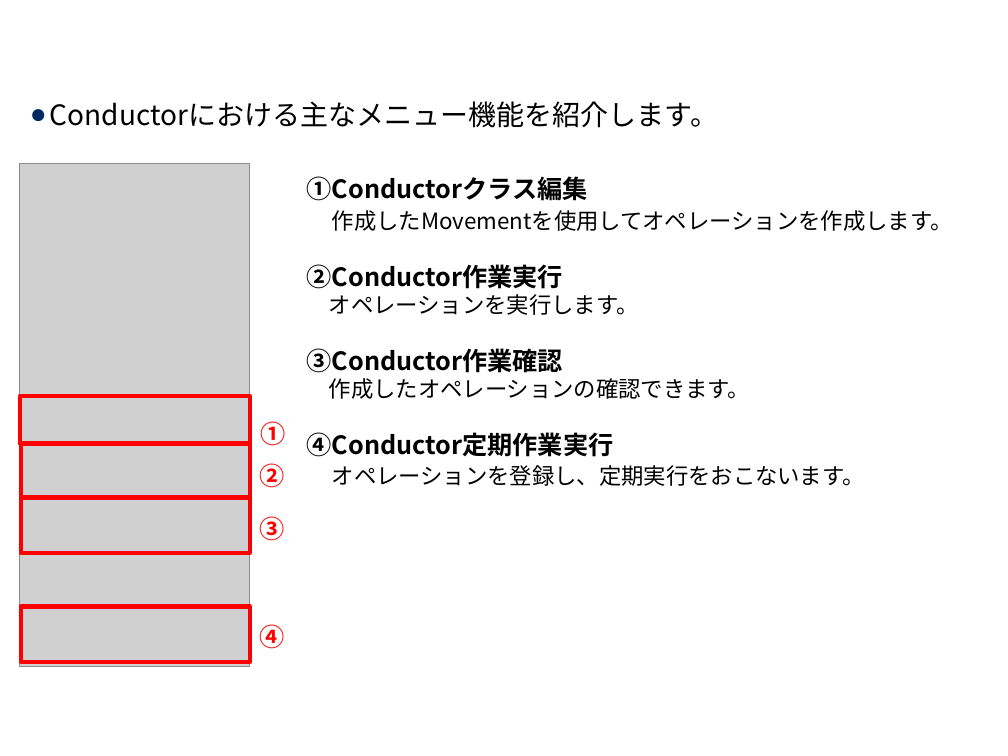
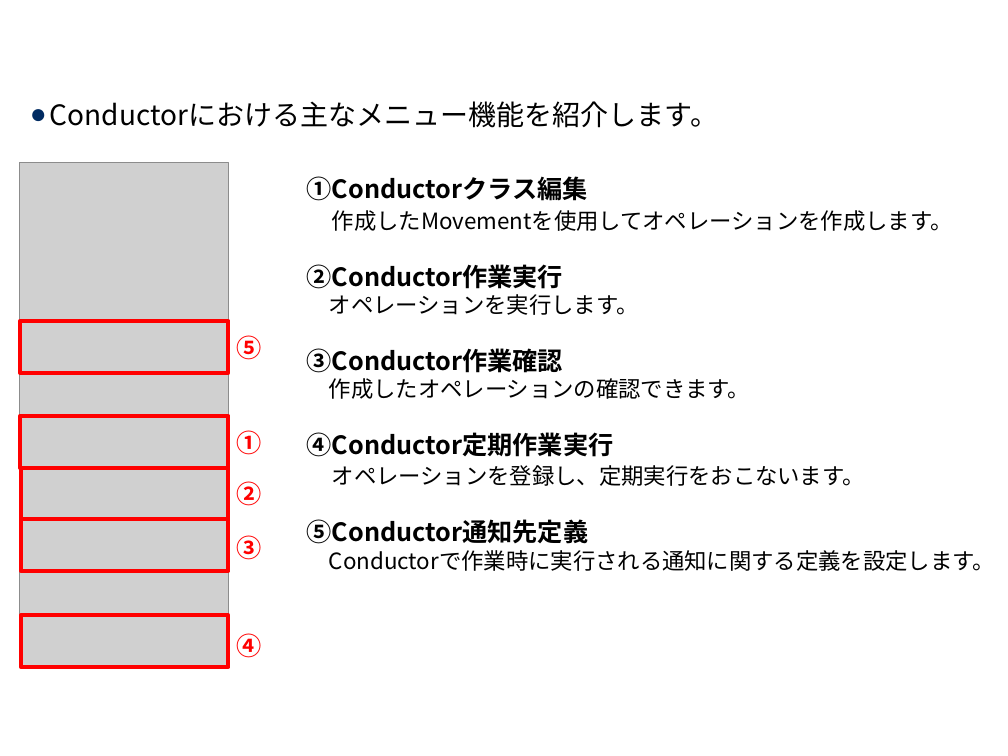
Before and after one commit to exastro-suite/it-automation-docs, a slide deck: slide 8 of asset/Learn_ja/ITA-Conductor_ja.pptx. Drawn at 1008x756 pixels with LibreOffice and Linux fonts; fonts in the diff are those of the drawing; grey boxes stand for pictures; background and template pictures are left out. Boxes give left, top, right and bottom in pixels: in the first picture for what was removed or moved away, otherwise in the second. Text is boxed around its words. In the diff, an @@ line names an element or a change of style, - is before the commit and + after.

```diff
--- a/asset/Learn_ja/ITA-Conductor_ja.pptx
+++ b/asset/Learn_ja/ITA-Conductor_ja.pptx
@@ picture: place and size @@
-picture at [20,163,250,666]
+picture at [20,163,229,667]
@@ rectangle added at [20,322,229,373], outline #FF0000 3 pt @@
@@ text added at [236,335,261,360], 18 pt, text #FF0000, bold @@
+⑤
@@ rectangle: place and size @@
-rectangle at [20,396,250,444]
+rectangle at [20,416,229,468]
@@ text "①": place and size @@
-text "①" at [260,421,285,446]
+text "①" at [236,430,261,455]
@@ rectangle: place and size @@
-rectangle at [21,444,250,498]
+rectangle at [21,468,229,519]
@@ text "②": place and size @@
-text "②" at [260,463,285,488]
+text "②" at [236,481,261,506]
@@ rectangle: place and size @@
-rectangle at [21,498,250,553]
+rectangle at [21,519,229,571]
@@ text "③": place and size @@
-text "③" at [260,516,285,541]
+text "③" at [236,535,261,560]
@@ text at [307,519,995,571]: paragraphs added @@
+⑤Conductor通知先定義
+Conductorで作業時に実行される通知に関する定義を設定します。
@@ rectangle: place and size @@
-rectangle at [21,607,250,662]
+rectangle at [21,615,229,666]
@@ text "④": place and size @@
-text "④" at [260,624,285,649]
+text "④" at [236,633,261,658]
```
Also in this commit, not shown: 14 other slides changed, 2 slides added, 1 other file.
